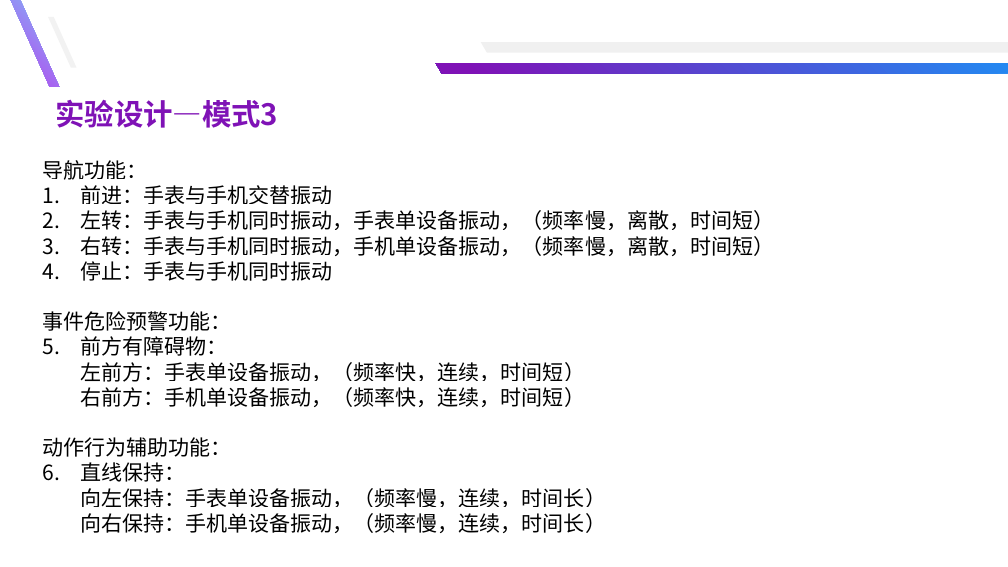
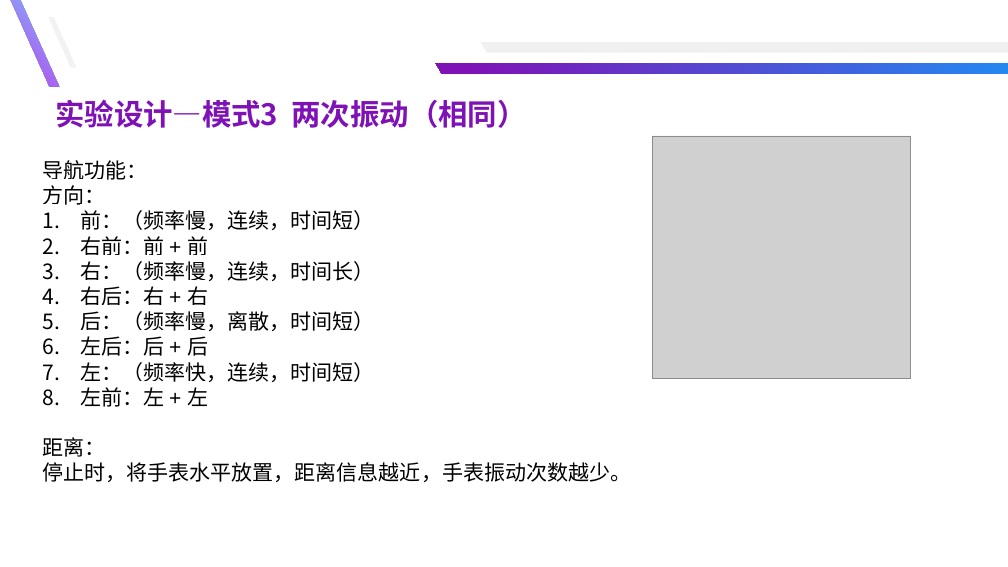
Before and after one commit to yuyongsong/Paper, a slide deck: slide 10 of 总结汇报-余泳松 - 副本.pptx (slide 19 before the commit). Drawn at 1008x567 pixels with LibreOffice and Linux fonts; fonts in the diff are those of the drawing; grey boxes stand for pictures. Boxes give left, top, right and bottom in pixels: in the first picture for what was removed or moved away, otherwise in the second. Text is boxed around its words. In the diff, an @@ line names an element or a change of style, - is before the commit and + after.

```diff
--- a/总结汇报-余泳松 - 副本.pptx
+++ b/总结汇报-余泳松 - 副本.pptx
@@ text at [55, 99, 527, 128]: text changed @@
-实验设计—模式3
+实验设计—模式3 两次振动（相同）
@@ picture added at [653, 136, 910, 378] @@
@@ text at [42, 185, 631, 482]: text changed @@
-1. 前进：手表与手机交替振动
-2. 左转：手表与手机同时振动，手表单设备振动，（频率慢，离散，时间短）
-3. 右转：手表与手机同时振动，手机单设备振动，（频率慢，离散，时间短）
-4. 停止：手表与手机同时振动
-事件危险预警功能：
-1. 前方有障碍物：
-左前方：手表单设备振动，（频率快，连续，时间短）
-右前方：手机单设备振动，（频率快，连续，时间短）
-动作行为辅助功能：
-1. 直线保持：
-向左保持：手表单设备振动，（频率慢，连续，时间长）
-向右保持：手机单设备振动，（频率慢，连续，时间长）
+方向：
+1. 前：（频率慢，连续，时间短）
+2. 右前：前 + 前
+3. 右：（频率慢，连续，时间长）
+4. 右后：右 + 右
+5. 后：（频率慢，离散，时间短）
+6. 左后：后 + 后
+7. 左：（频率快，连续，时间短）
+8. 左前：左 + 左
+距离：
+停止时，将手表水平放置，距离信息越近，手表振动次数越少。
```
Also in this commit, not shown: 4 other slides changed, 7 slides added, 16 slides removed, 20 other files.
